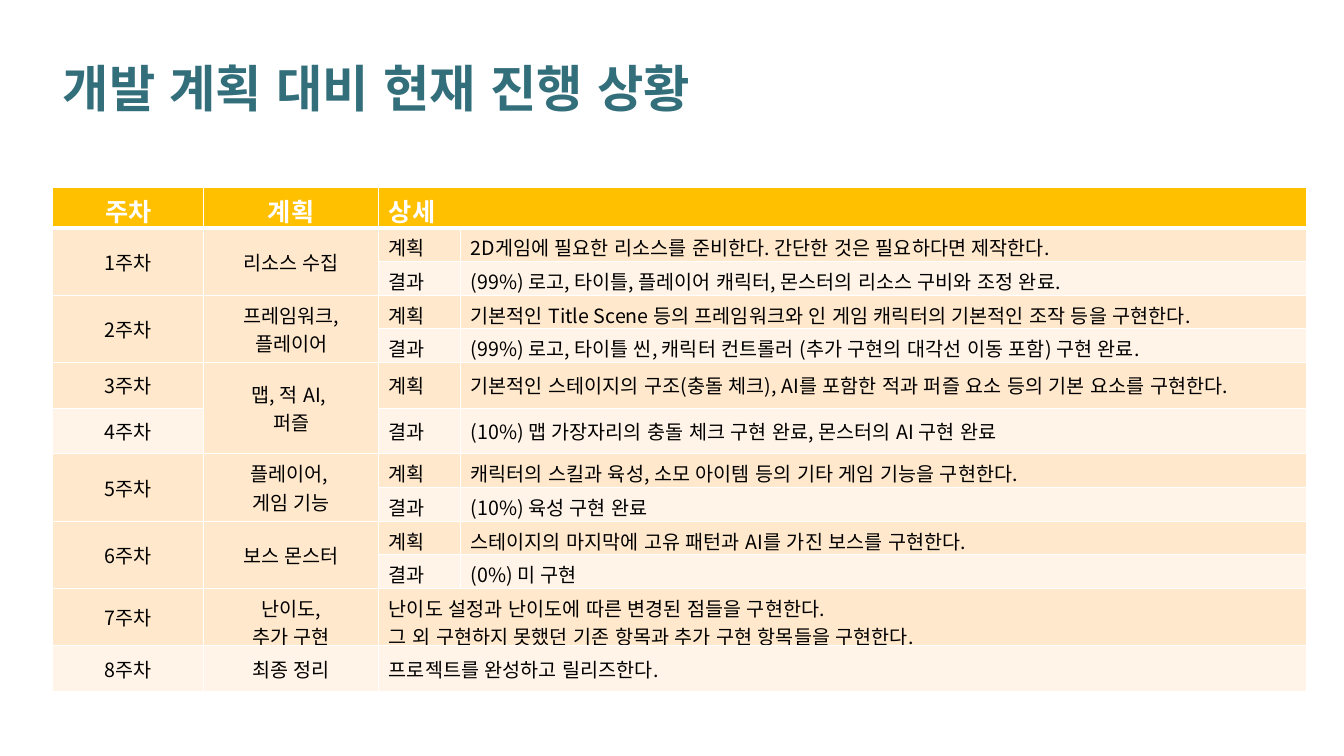
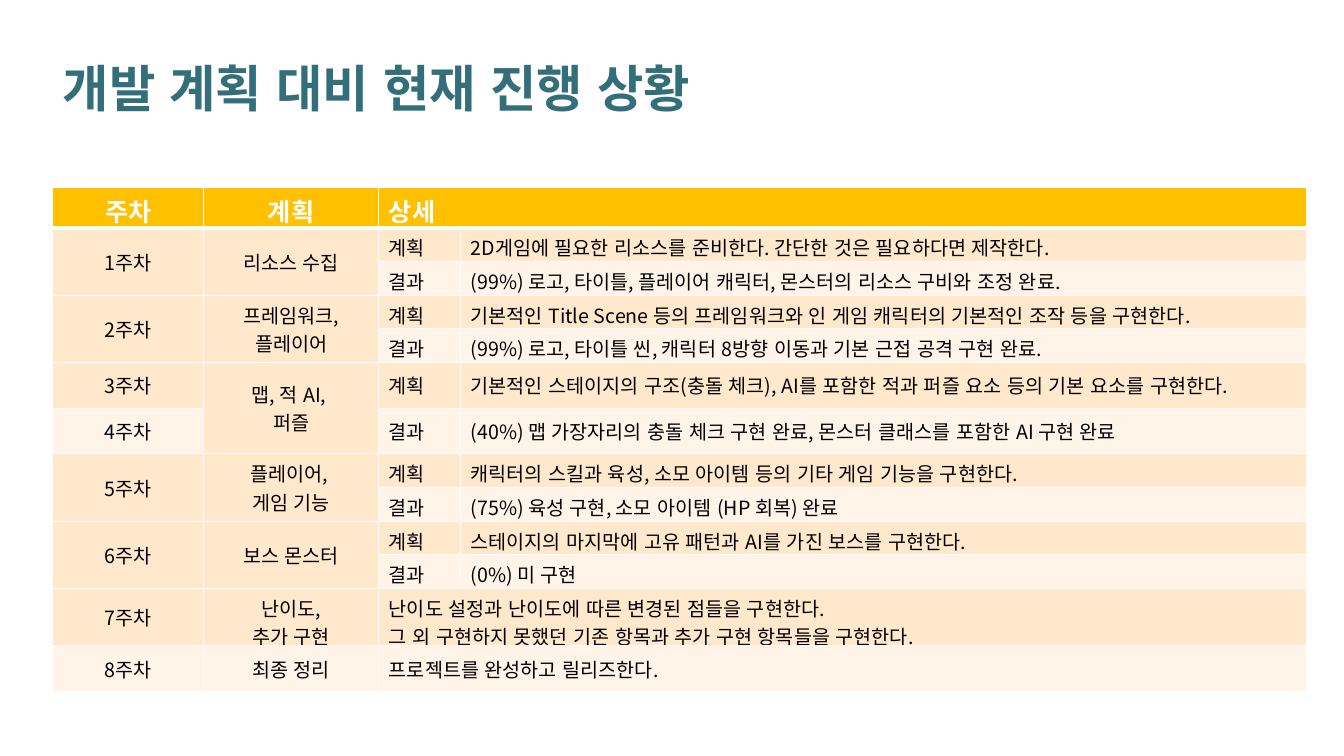
Before and after one commit to sddragon616/2DGame_Programming_Python, a slide deck: slide 4 of 2013180006JaeHwanKim_2DGameProgramming_2nd-Announcement.pptx. Drawn at 1344x756 pixels with LibreOffice and Linux fonts; fonts in the diff are those of the drawing; background and template pictures are left out. Boxes give left, top, right and bottom in pixels: in the first picture for what was removed or moved away, otherwise in the second. Text is boxed around its words. In the diff, an @@ line names an element or a change of style, - is before the commit and + after.

```diff
--- a/2013180006JaeHwanKim_2DGameProgramming_2nd-Announcement.pptx
+++ b/2013180006JaeHwanKim_2DGameProgramming_2nd-Announcement.pptx
@@ table at (52,188,1307,691) @@
-row 5, column 4: (99%) 로고, 타이틀 씬, 캐릭터 컨트롤러 (추가 구현의 대각선 이동 포함) 구현 완료.
+row 5, column 4: (99%) 로고, 타이틀 씬, 캐릭터 8방향 이동과 기본 근접 공격 구현 완료.
-row 7, column 4: (10%) 맵 가장자리의 충돌 체크 구현 완료, 몬스터의 AI 구현 완료
+row 7, column 4: (40%) 맵 가장자리의 충돌 체크 구현 완료, 몬스터 클래스를 포함한 AI 구현 완료
-row 9, column 4: (10%) 육성 구현 완료
+row 9, column 4: (75%) 육성 구현, 소모 아이템 (HP 회복) 완료
```
Also in this commit, not shown: 18 other files.
